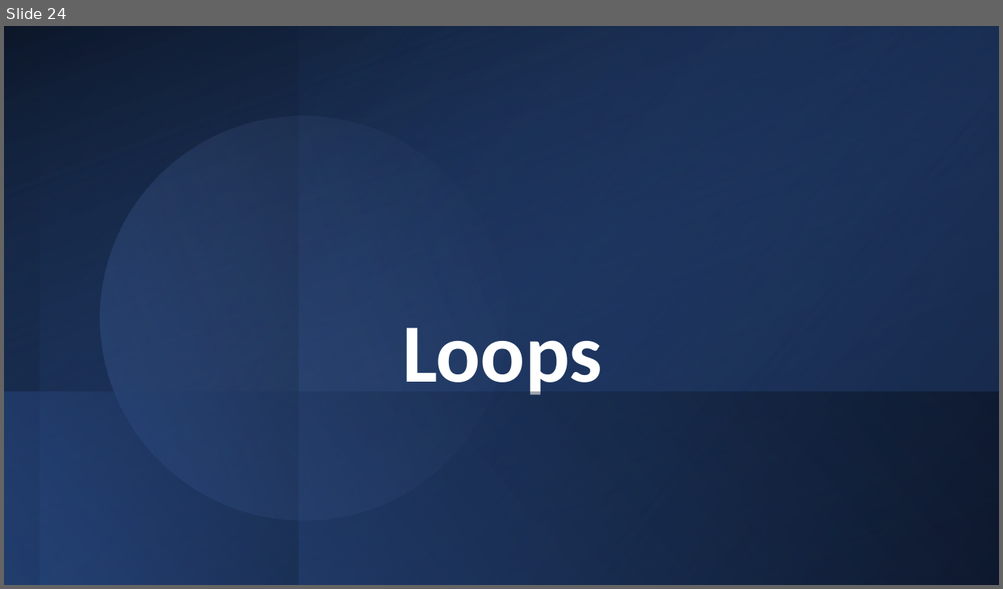
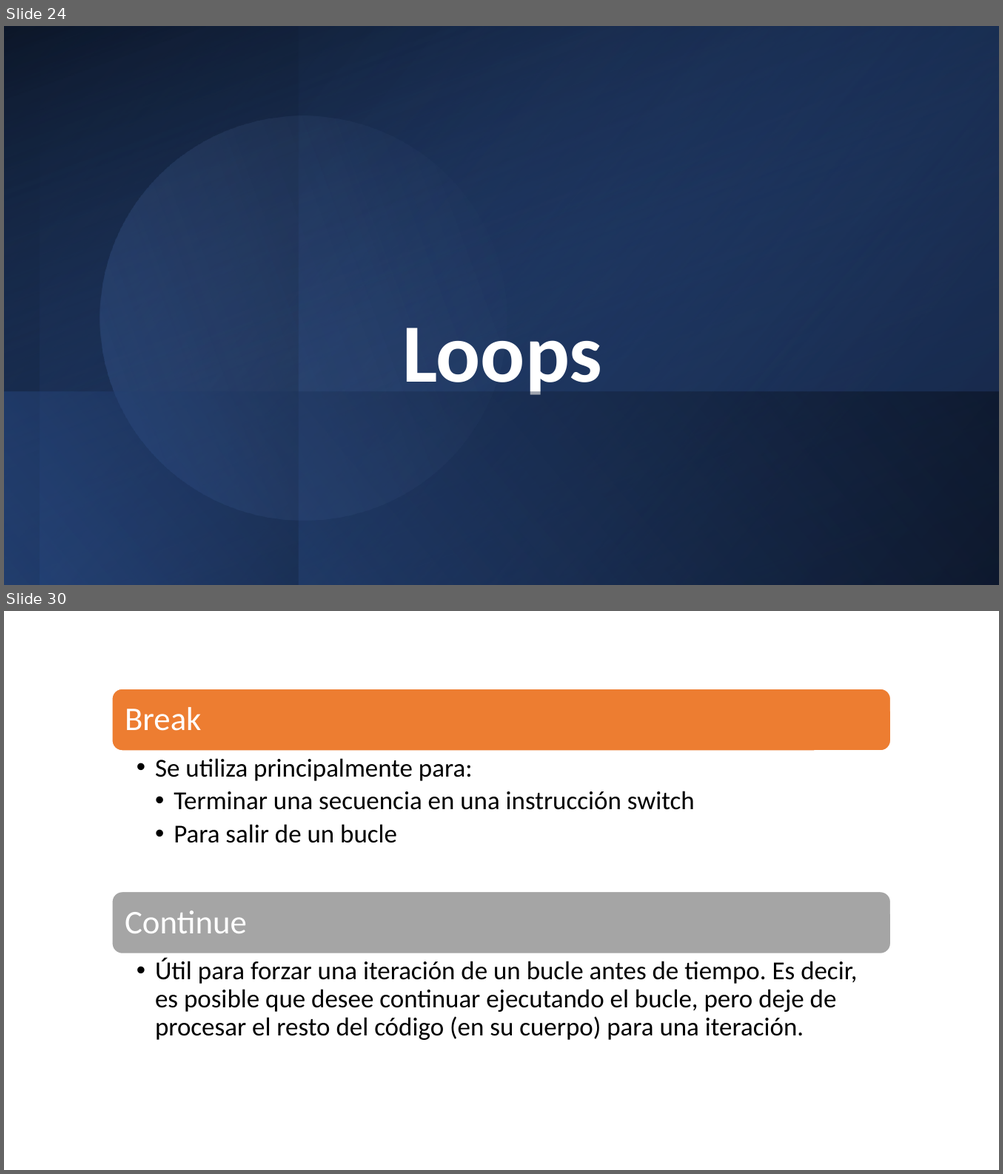
Before and after one commit to Charris1904/automation-qa-sessions, a slide deck: files/1. Java.pptx. Shown one above the other, each under a label of ours: slide 24 before the commit, slides 24 and 30 after it; the slides between them are not shown. The pictures are 1003x589 and 1003x1174 pixels, drawn with LibreOffice and Linux fonts; fonts in the diff are those of the drawing. Boxes give left, top, right and bottom in pixels: in the first picture for what was removed or moved away, otherwise in the second. Text is boxed around its words. In the diff, an @@ line names an element or a change of style, - is before the commit and + after.

```diff
--- a/files/1. Java.pptx
+++ b/files/1. Java.pptx
@@ slide 30 added at (4,611,999,1170), background #FFFFFF @@
@@ group added at (111,689,891,1040): 4 texts, 2 rounded rectangles @@
+Break
+  • Se utiliza principalmente para:
+    • Terminar una secuencia en una instrucción switch
+    • Para salir de un bucle
+Continue
+  • Útil para forzar una iteración de un bucle antes de tiempo. Es decir, es posible que desee continuar ejecutando el bucle, pero deje de procesar el resto del código (en su cuerpo) para una iteración.
```
Also in this commit, not shown: 5 other slides added, 4 other files.
